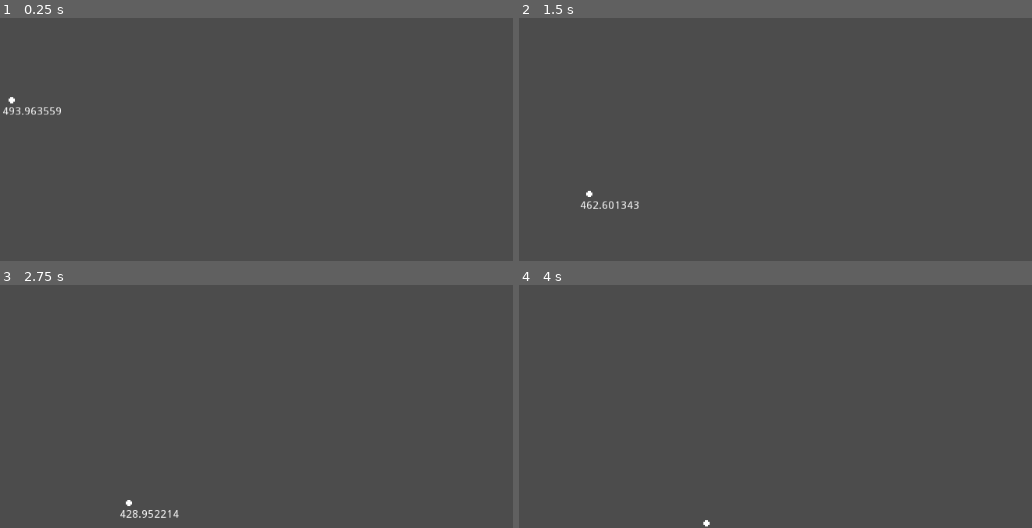
Above: before the commit, frames 1-4 (two rows, left to right).
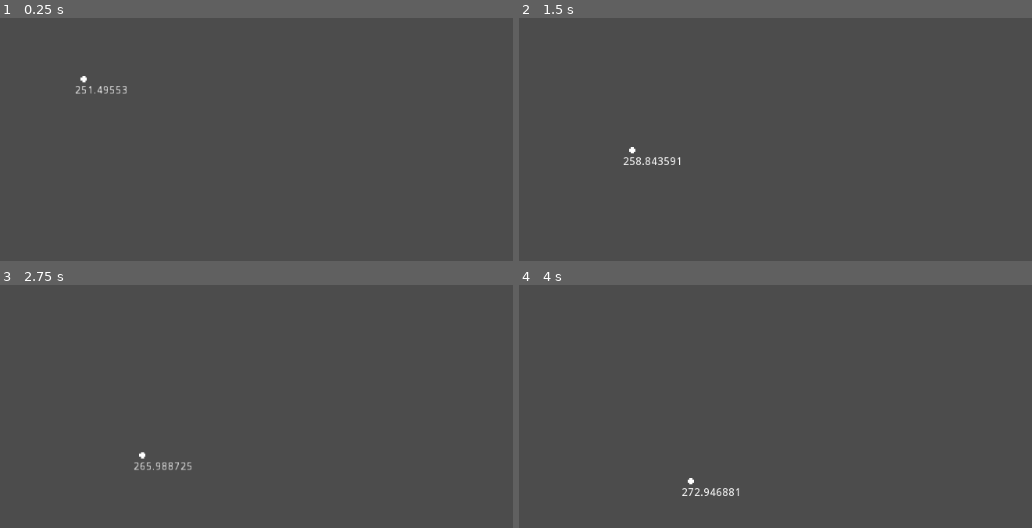
Above: after the commit, the same moments.

Repository: GalileoCap/GDT_Boleadora
Game: Godot game, scene res://Node2D.tscn
The game is run twice, just before and just after one commit, with the same random seed, the same clock (stepped at 60 frames per second) and the same inputs.
Inputs:
- Up to frame 1 (0.25 s): no input
- Up to frame 2 (1.5 s): no input
- Up to frame 3 (2.75 s): no input
- Up to frame 4 (4 s): no input

The runs differ from the first frame. In frame 1, 0.4% of the frame differs, in the area x 0-25%, y 23-40%; in frame 2, 0.5%, in the area x 11-32%, y 53-79%; in frame 3, 0.5%; in frame 4, 0.3%.

Commit message:
Ahora gira sin desaparecer

Diff:
--- a/Node2D.gd
+++ b/Node2D.gd
@@ -1,7 +1,7 @@
 extends Node2D
 
 var screen_size
-const X0 = 0.0 #Donde empieza
+const X0 = 100.0 #Donde empieza
 const Y0 = 300.0 #Donde empieza
 const PorDondeVuelve = 1 #-1 para qe vuelva por abajo
 
@@ -26,7 +26,7 @@
 	position.y = Y0
 
 func distancia():
-	var xc = X0 + (xcayo-X0)/2.0
+	var xc = X0 + (2 * Radio - X0)/2.0
 	var d = pow(pow(position.x - xc, 2.0) + pow(position.y - Y0, 2.0), 0.5)
 	return d
 
@@ -54,16 +54,16 @@
 			dx = 1 #Volvi al inicio
 
 func _process_circulo(delta):
-	var xc = X0 + (2 * Radio - X0)/2.0
-	position.x += dx
-	if dx == 1:
-		if position.x <= X0 + 2 * Radio:
-			position.y = Y0 + sqrt(pow(Radio, 2) - pow(position.x - xc, 2))
+	var xc = X0 + ((2.0 * Radio + X0) - X0)/2.0
+	position.x += dx * 0.5
+	if dx > 0:
+		if position.x <= (X0 + (2.0 * Radio)):
+			position.y = Y0 + sqrt(pow(Radio, 2.0) - pow(position.x - xc, 2.0))
 		else:
 			dx = -1
-	if dx == -1:
-		if position.x > X0:
-			position.y = Y0 - sqrt(pow(Radio, 2) - pow(position.x - xc, 2))
+	if dx < 0:
+		if position.x >= X0:
+			position.y = Y0 - sqrt(pow(Radio, 2.0) - pow(position.x - xc, 2.0))
 		else:
 			dx = 1
 
@@ -71,3 +71,4 @@
 	# _process_parabola(delta)
 	_process_circulo(delta)
 	$Label.text = str(distancia())
+	print(position.x, position.y)
